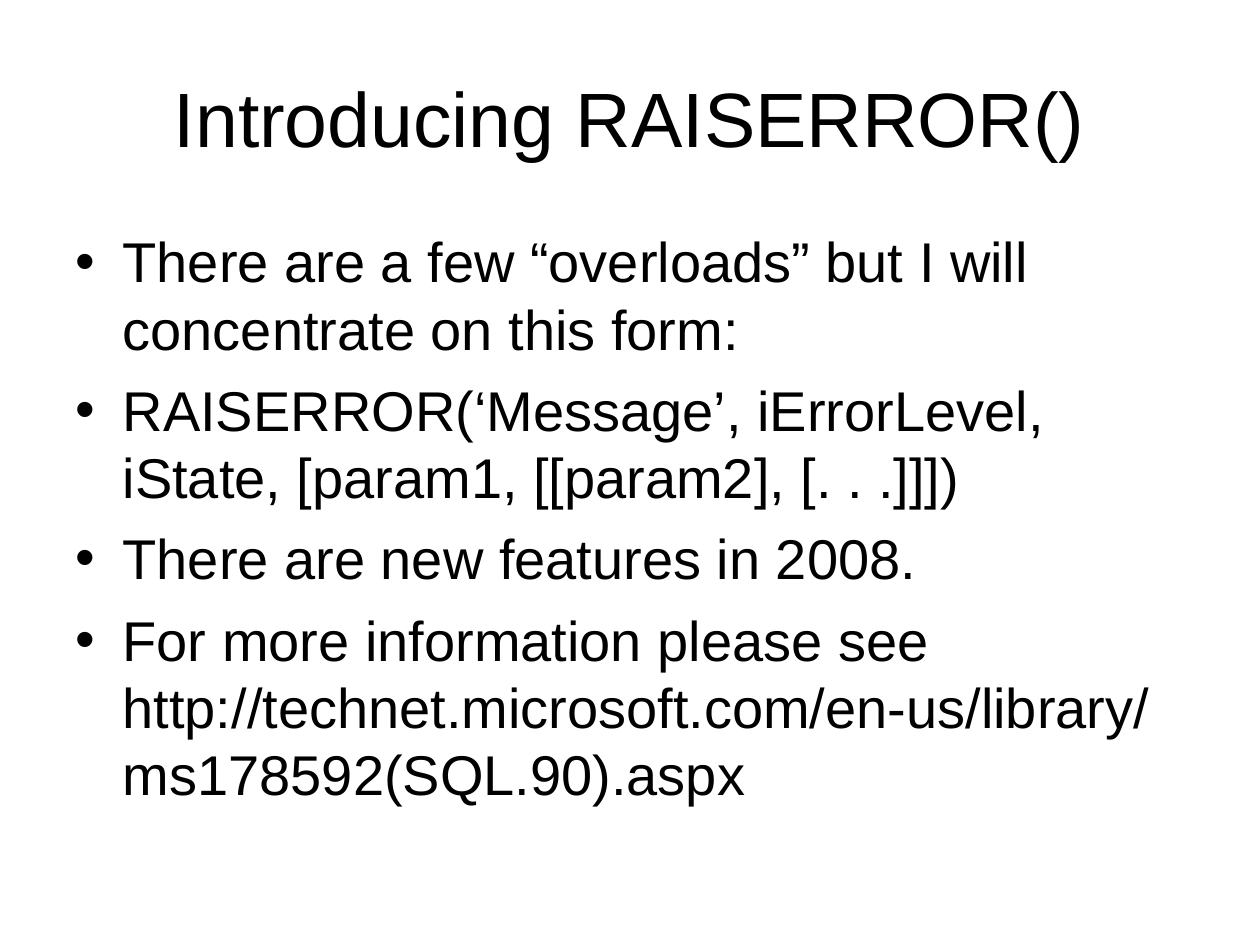
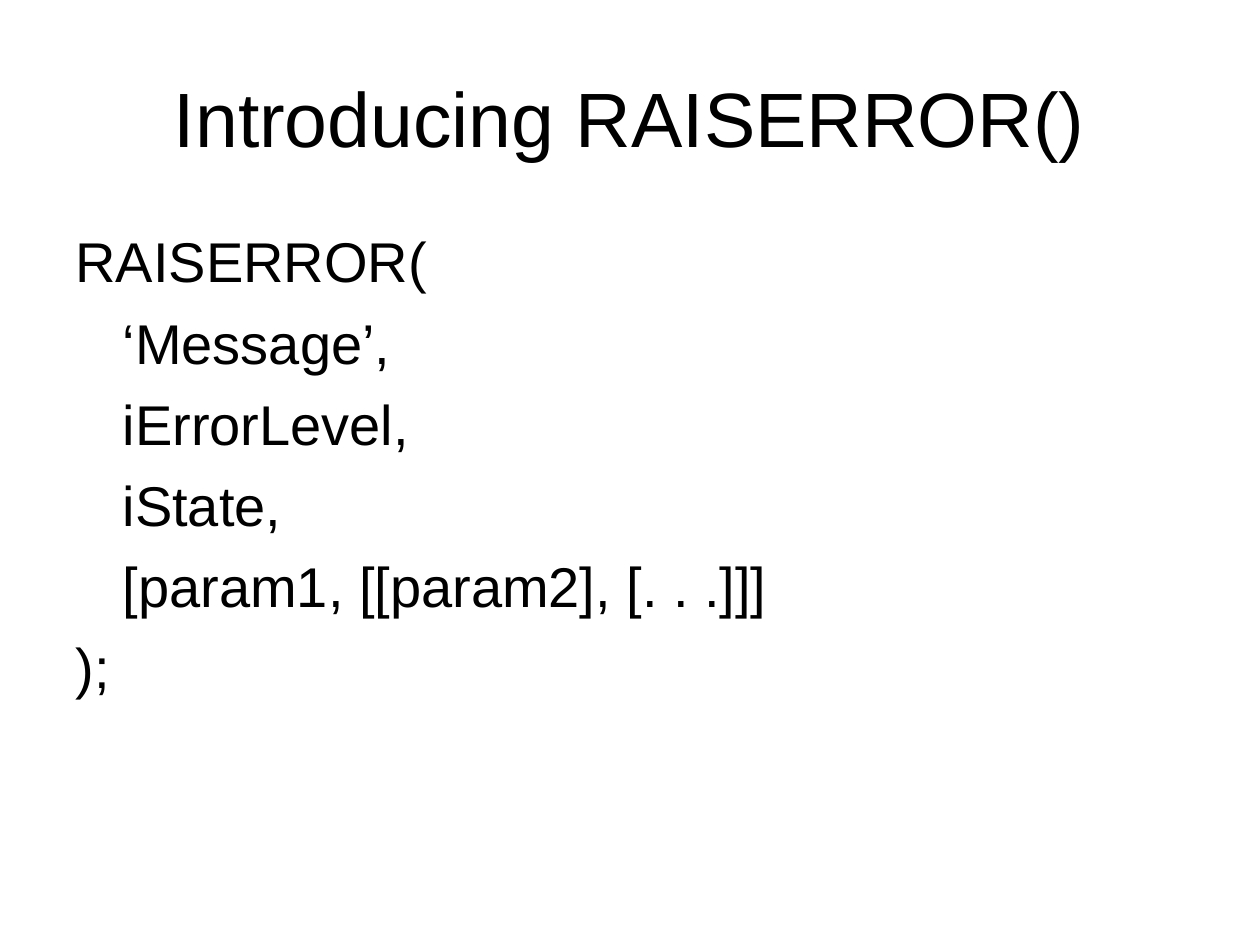
Before and after one commit to LIPHP/Employee-Contact-List, a slide deck: slide 16 of Docs/Using Microsoft SQL Server with PHP.ppt. Drawn at 1260x945 pixels with LibreOffice and Linux fonts; fonts in the diff are those of the drawing. Boxes give left, top, right and bottom in pixels: in the first picture for what was removed or moved away, otherwise in the second. Text is boxed around its words. In the diff, an @@ line names an element or a change of style, - is before the commit and + after.

```diff
--- a/Docs/Using Microsoft SQL Server with PHP.ppt
+++ b/Docs/Using Microsoft SQL Server with PHP.ppt
@@ text at [75, 241, 611, 618]: text changed @@
-• There are a few “overloads” but I will concentrate on this form:
-• RAISERROR(‘Message’, iErrorLevel, iState, [param1, [[param2], [. . .]]])
-• There are new features in 2008.
-• For more information please see
-  http://technet.microsoft.com/en-us/library/ms178592(SQL.90).aspx
+RAISERROR(
+‘Message’,
+iErrorLevel,
+iState,
+[param1, [[param2], [. . .]]]
+);
```
Also in this commit, not shown: 17 other slides changed, 1 slide added, 1 other file.
